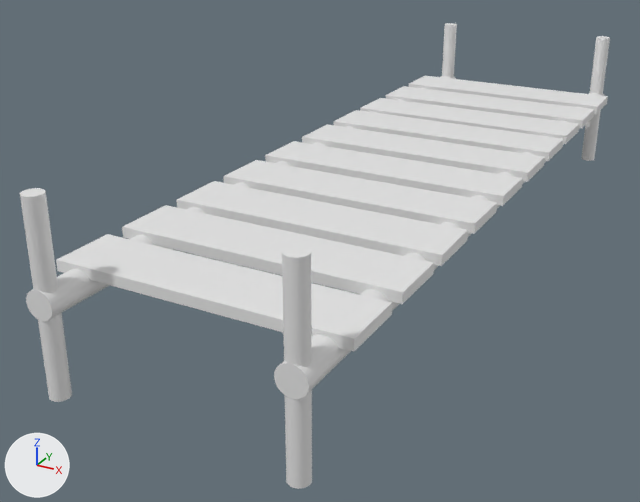
Two versions of the OBJ model Spectrum/assets/models/bridge.obj, one commit apart.
The view is the same before and after, from a 50 mm lens placed at (36.7, -41.0, 23.5), pointed at (4.1, 18.3, -6.2). Lighting does not change. The marker at lower left points along +X, +Y and +Z. Where no turn or scale is listed for an object, it has been applied to the vertices.

The first picture shows 'Cylinder.005_Cylinder.007'.
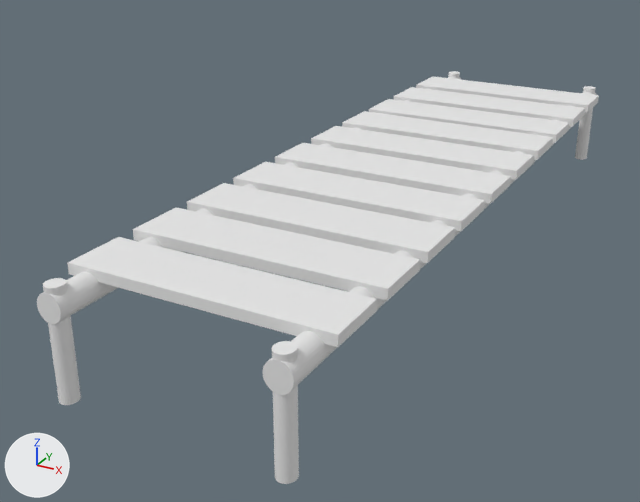
Location of each change, [x1, y1, x2, y2] in pixels of the pictures (640 x 502 px; the box of a moved part takes in the faces that stretch with it):
'Cylinder.005_Cylinder.007', reshaped (11% shorter): before [20, 23, 610, 489]; after [37, 71, 599, 484]
part 1 of me_cylinder_005_cylinder_007, added: after [416, 76, 599, 113]
part 2 of me_cylinder_005_cylinder_007, added: after [394, 87, 585, 127]
part 3 of me_cylinder_005_cylinder_007, added: after [369, 99, 570, 143]
part 4 of me_cylinder_005_cylinder_007, added: after [342, 111, 553, 160]
part 5 of me_cylinder_005_cylinder_007, added: after [311, 126, 534, 180]
part 6 of me_cylinder_005_cylinder_007, added: after [275, 143, 511, 204]
part 7 of me_cylinder_005_cylinder_007, added: after [233, 162, 485, 231]
part 8 of me_cylinder_005_cylinder_007, added: after [187, 183, 455, 263]
part 9 of me_cylinder_005_cylinder_007, added: after [133, 207, 420, 301]
part 10 of me_cylinder_005_cylinder_007, added: after [67, 237, 377, 347]
part 11 of me_cylinder_005_cylinder_007, moved or reshaped: before [20, 23, 457, 402]; after [37, 71, 462, 405]
part 12 of me_cylinder_005_cylinder_007, moved or reshaped: before [274, 36, 610, 489]; after [263, 86, 597, 484]

The change, as a diff of the scene's bpy script:
```diff
--- a/Spectrum/assets/models/bridge.obj.py
+++ b/Spectrum/assets/models/bridge.obj.py
@@ mat_none @@
+mat_none = principled_material('None')
+mat_none.base_color = (0.8, 0.8, 0.8)  # white #e7e7e7
+mat_none.roughness = 1.0
@@ me_cylinder_005_cylinder_007 @@
 # used by ob_cylinder_005_cylinder_007; location = (0.0, 0.0, 0.0)
-me_cylinder_005_cylinder_007.from_pydata(...)  # 464 vertices, 864 faces; spans x -1.4..19.1, y -8.6..56.6, z -6.7..6.6
+me_cylinder_005_cylinder_007.from_pydata(...)  # 464 vertices, 864 faces; spans x -0.5..18.2, y -8.6..56.6, z -6.7..1.2
+# me_cylinder_005_cylinder_007 part 1: a new loose piece, a box spanning x -0.46..18.15, y 48.47..53.15, z 0.37..1.13, in mat_none (white #e7e7e7)
+# me_cylinder_005_cylinder_007 part 2: a new loose piece, a box spanning x -0.46..18.15, y 42.52..47.2, z 0.37..1.13, in mat_none (white #e7e7e7)
+# me_cylinder_005_cylinder_007 part 3: a new loose piece, a box spanning x -0.46..18.15, y 36.56..41.24, z 0.37..1.13, in mat_none (white #e7e7e7)
+# me_cylinder_005_cylinder_007 part 4: a new loose piece, a box spanning x -0.46..18.15, y 30.94..35.62, z 0.37..1.13, in mat_none (white #e7e7e7)
+# me_cylinder_005_cylinder_007 part 5: a new loose piece, a box spanning x -0.46..18.15, y 24.99..29.66, z 0.37..1.13, in mat_none (white #e7e7e7)
+# me_cylinder_005_cylinder_007 part 6: a new loose piece, a box spanning x -0.46..18.15, y 18.87..23.54, z 0.37..1.13, in mat_none (white #e7e7e7)
+# me_cylinder_005_cylinder_007 part 7: a new loose piece, a box spanning x -0.46..18.15, y 12.75..17.42, z 0.37..1.13, in mat_none (white #e7e7e7)
+# me_cylinder_005_cylinder_007 part 8: a new loose piece, a box spanning x -0.46..18.15, y 6.79..11.47, z 0.37..1.13, in mat_none (white #e7e7e7)
+# me_cylinder_005_cylinder_007 part 9: a new loose piece, a box spanning x -0.46..18.15, y 0.84..5.52, z 0.37..1.13, in mat_none (white #e7e7e7)
+# me_cylinder_005_cylinder_007 part 10: a new loose piece, a box spanning x -0.46..18.15, y -5.28..-0.6, z 0.37..1.13, in mat_none (white #e7e7e7)
+# me_cylinder_005_cylinder_007 part 11: 1 vertex moved within x 0.7, y 56.4, z -6.7; 184 vertices removed from x -0.7..1.3, y -8.6..56.6, z -6.7..6.6; 184 vertices added at x 0.2..2.0, y -8.6..56.6, z -6.7..1.2
+# me_cylinder_005_cylinder_007 part 12: 184 vertices removed from x 16.3..18.3, y -8.6..56.6, z -6.7..6.6; 184 vertices added at x 15.6..17.4, y -8.6..56.6, z -6.7..1.2
+me_cylinder_005_cylinder_007.materials.append(mat_none)  # white #e7e7e7
```
